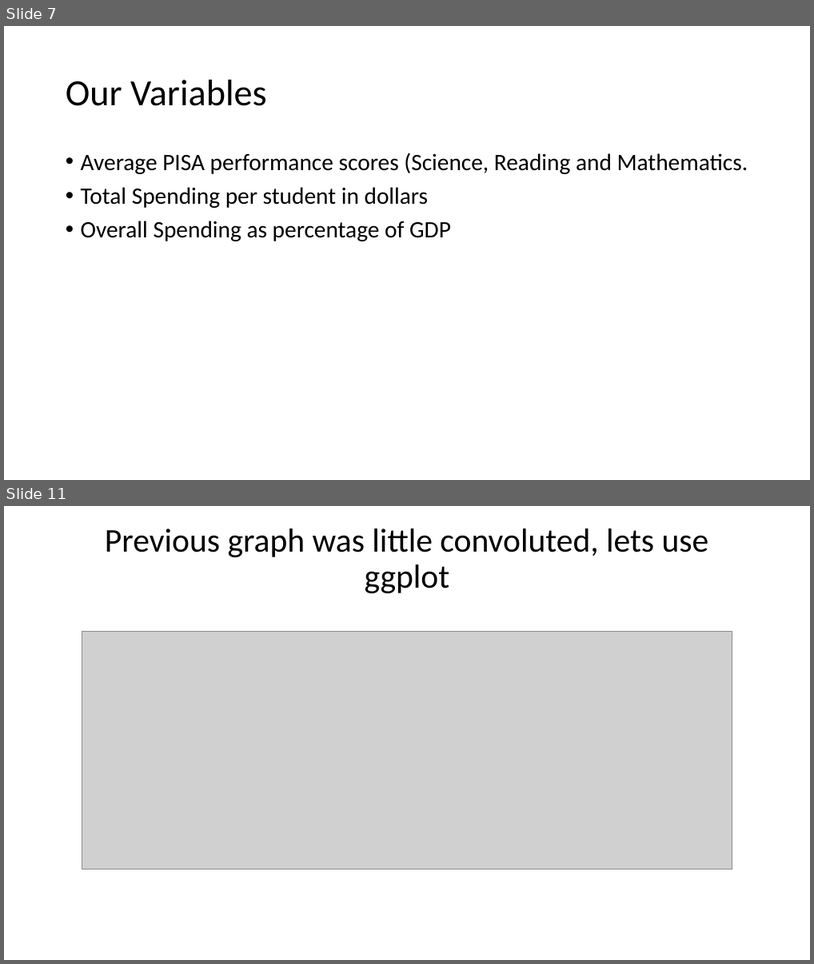
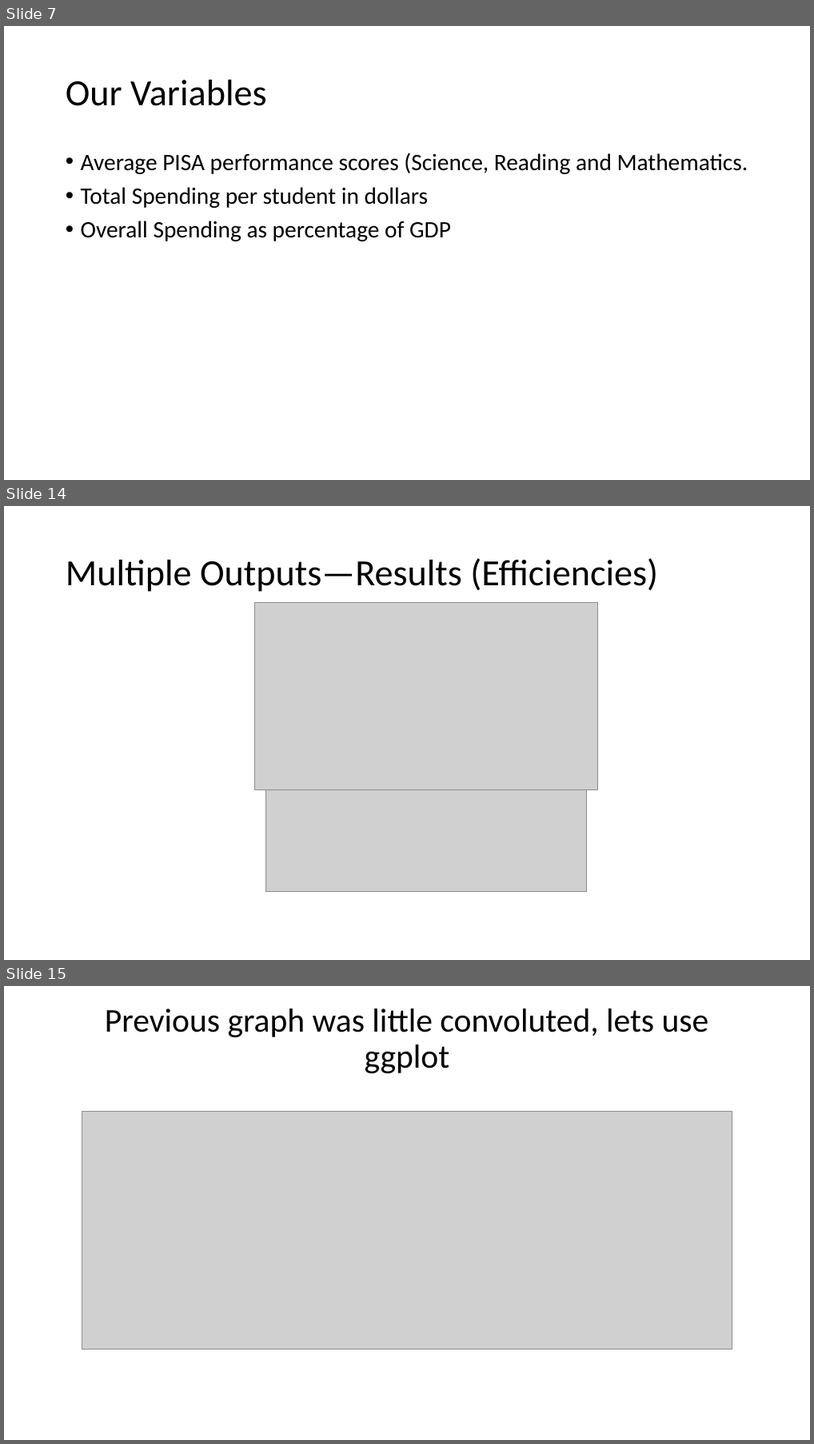
Before and after one commit to AndeyNunes/educationDEA, a slide deck: Project Presentation.pptx. Shown one above the other, each under a label of ours: slides 7 and 11 before the commit, slides 7, 14 and 15 after it; the slides between them are not shown. The pictures are 814x964 and 814x1444 pixels, drawn with LibreOffice and Linux fonts; fonts in the diff are those of the drawing; grey boxes stand for pictures. Boxes give left, top, right and bottom in pixels: in the first picture for what was removed or moved away, otherwise in the second. Text is boxed around its words. In the diff, an @@ line names an element or a change of style, - is before the commit and + after.

```diff
--- a/Project Presentation.pptx
+++ b/Project Presentation.pptx
@@ slide 14 added at <box>4,506,810,960</box>, background #FFFFFF @@
@@ title added at <box>66,558,658,592</box>, 44 pt, text #000000 @@
+Multiple Outputs—Results (Efficiencies)
@@ picture added at <box>255,602,598,789</box> @@
@@ picture added at <box>266,790,586,892</box> @@
@@ what was slide 11 is now slide 15 @@
```
Also in this commit, not shown: 4 slides changed, 7 other slides added, 2 slides removed.
